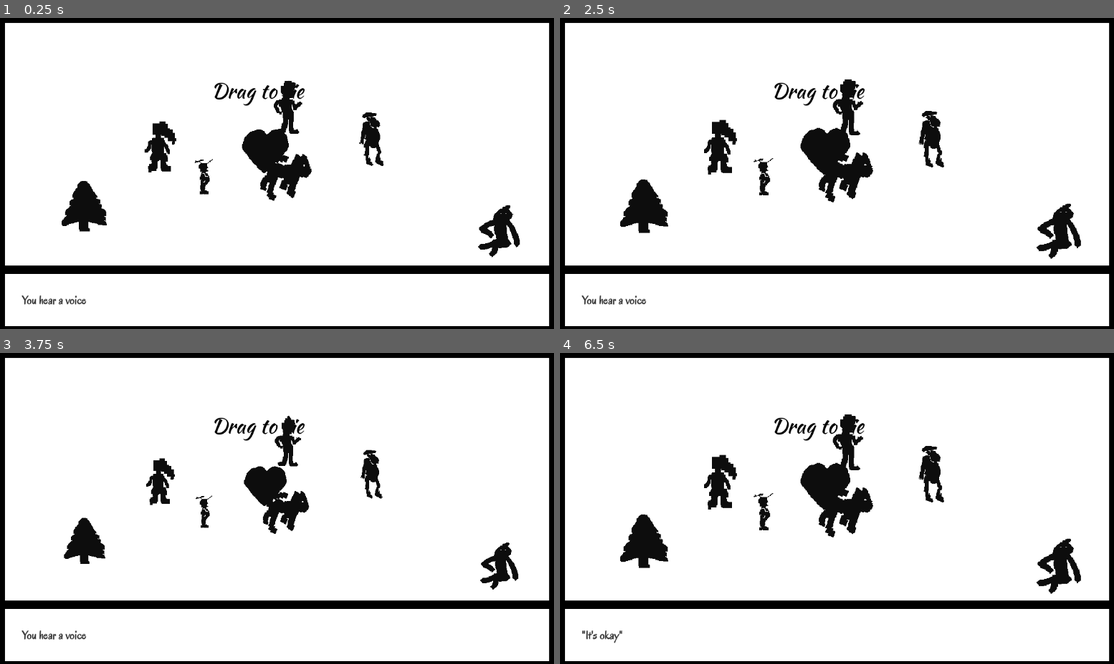
Above: before the commit, frames 1-4 (two rows, left to right).
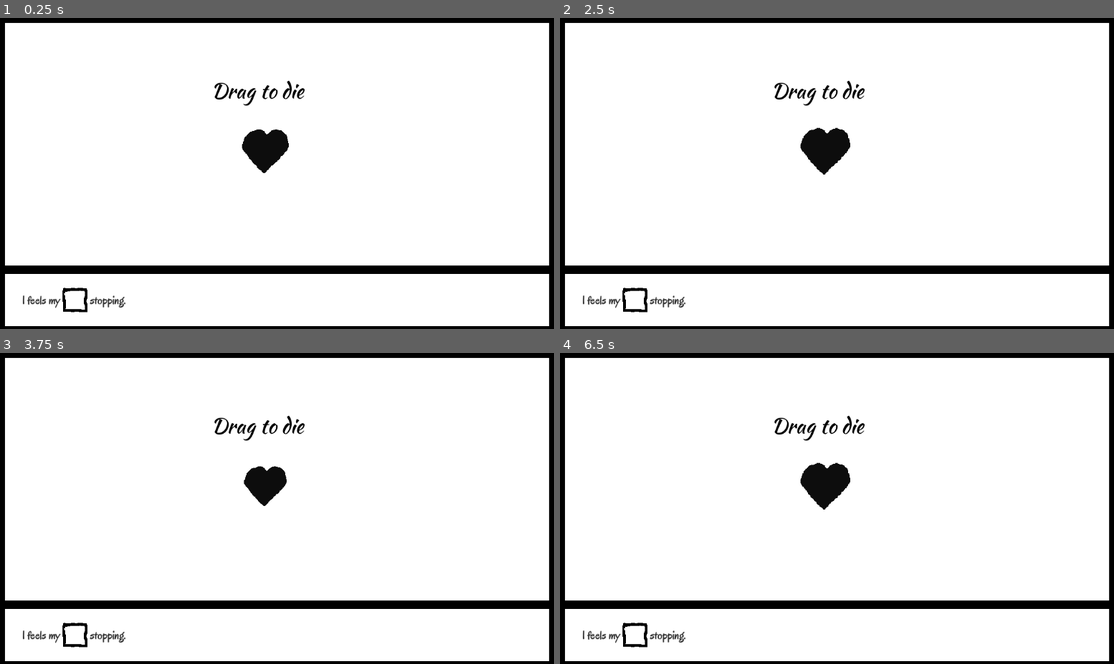
Above: after the commit, the same moments.

Repository: nqpz/ngj-2026
Game: Godot game, scene res://node_2d.tscn
Two runs of this game, one before a commit and one after it. Both use one fixed random seed, a clock stepped at 60 frames per second and the inputs below.
Inputs:
- Up to frame 1 (0.25 s): no input
- Up to frame 2 (2.5 s): no input
- Up to frame 3 (3.75 s): no input
- Up to frame 4 (6.5 s): no input

The runs differ from the first frame. In frame 1, 4.2% of the frame differs, in the area x 3-94%, y 20-95%; in frame 2, 4.6%, in the area x 3-95%, y 19-95%; in frame 3, 3.5%; in frame 4, 4.5%.

Commit message:
Fix tutorial level/intro

Diff:
--- a/background.gd
+++ b/background.gd
@@ -16,7 +16,6 @@
 	if greyness_level == 0:
 		get_node("../Background/FadeOutTimer").stop()
 		prompt.show_text_from_file(Prompt.epilogue_file_name)
-		print('TODO show epilogue text now')
 
 func update_color() -> void:
 	var color_val := 0.05*float(greyness_level)
--- a/node_2d.tscn
+++ b/node_2d.tscn
@@ -27,24 +27,26 @@
 position = Vector2(30, 537)
 polygon = PackedVector2Array(0, 0, 1095, 0, 1095, 105, 548.818, 105, 0, 105, 0, 105)
 
-[node name="Prompt2" parent="." unique_id=1403518388 instance=ExtResource("3_epypp")]
+[node name="Prompt2" parent="." unique_id=1403518388 node_paths=PackedStringArray("drawings", "tutorial_things") instance=ExtResource("3_epypp")]
 position = Vector2(64, 574)
+drawings = NodePath("../Drawings")
+tutorial_things = NodePath("../Start screen")
 
 [node name="Start screen" type="Node2D" parent="." unique_id=908532768]
 
-[node name="Drag to die" type="Label" parent="Start screen" unique_id=494693107]
+[node name="Heart" parent="Start screen" unique_id=1463495570 instance=ExtResource("2_0e48y")]
+position = Vector2(555, 289)
+image = ExtResource("4_rj586")
+
+[node name="DragToDie" type="Label" parent="Start screen" unique_id=494693107]
 modulate = Color(0, 0, 0, 1)
 offset_left = 445.0
 offset_top = 136.0
 offset_right = 668.0
-offset_bottom = 194.0
+offset_bottom = 198.0
 theme_override_fonts/font = ExtResource("3_hqns4")
 theme_override_font_sizes/font_size = 42
 text = "Drag to die"
-
-[node name="Heart" parent="Start screen" unique_id=1463495570 instance=ExtResource("2_0e48y")]
-position = Vector2(555, 289)
-image = ExtResource("4_rj586")
 
 [node name="Drawings" type="Node2D" parent="." unique_id=626519499]
 
--- a/prompt.gd
+++ b/prompt.gd
@@ -12,13 +12,24 @@
 var current_message_timer: float = 9999999
 var message_time: float = 6
 
-@export var testDrawing: Drawing
+@export var drawings: Node2D
+@export var tutorial_things: Node2D
 
 static var prompt: Prompt
 
 func _ready():
 	prompt = self
 	read_prompts()
+	_show_tutorial()
+
+func _show_tutorial():
+	print("hiding")
+	drawings.hide()
+	_render_prompt("I feels my [] stopping.")
+
+func _show_real_scene():
+	drawings.show()
+	tutorial_things.hide()
 	show_text_from_file(prologue_file_name)
 
 func _process(delta):
@@ -55,8 +66,10 @@
 		return
 	# Decrease interaction for all drawings not picked.
 	var all_deleted = true
-	for d in drawing.get_parent().get_children():
-		if d.step():
+
+	for maybe_drawing in drawing.get_parent().get_children():
+		var d := maybe_drawing as Drawing
+		if d && d.step():
 			if d not in drawings_used_for_current_prompt:
 				d.decrease_interaction()
 			# At least one drawing still exists, so we're not quite done yet.
@@ -70,6 +83,12 @@
 
 func show_next_prompt():
 	assert(prompt_list.size() > 0, "Prompt list was empty")
+	# If we wan't so show the next prompt, but "drawings" are hidden, it means that we are in the
+	# tutorial level (the only time drawings are not visible) and that the user has finished the
+	# tutorial prompt. In that case we need to go to the real scene:
+	# (Yes, this is the best place to tranistion from tutorial to real)
+	if !drawings.visible:
+		_show_real_scene()
 	var idx = randi() % prompt_list.size()
 	_render_prompt(prompt_list[idx])
 	$AnimationPlayer.play("fade_in")
